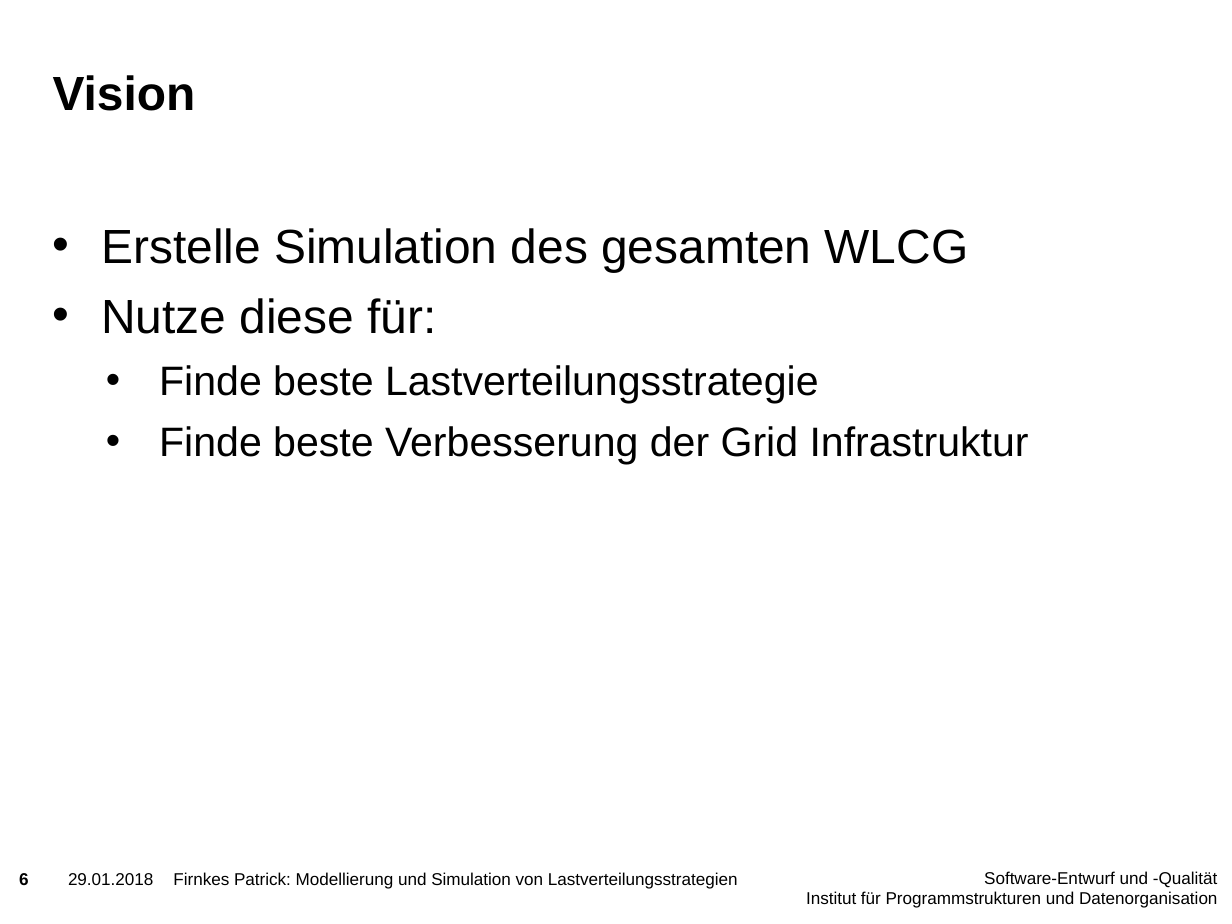
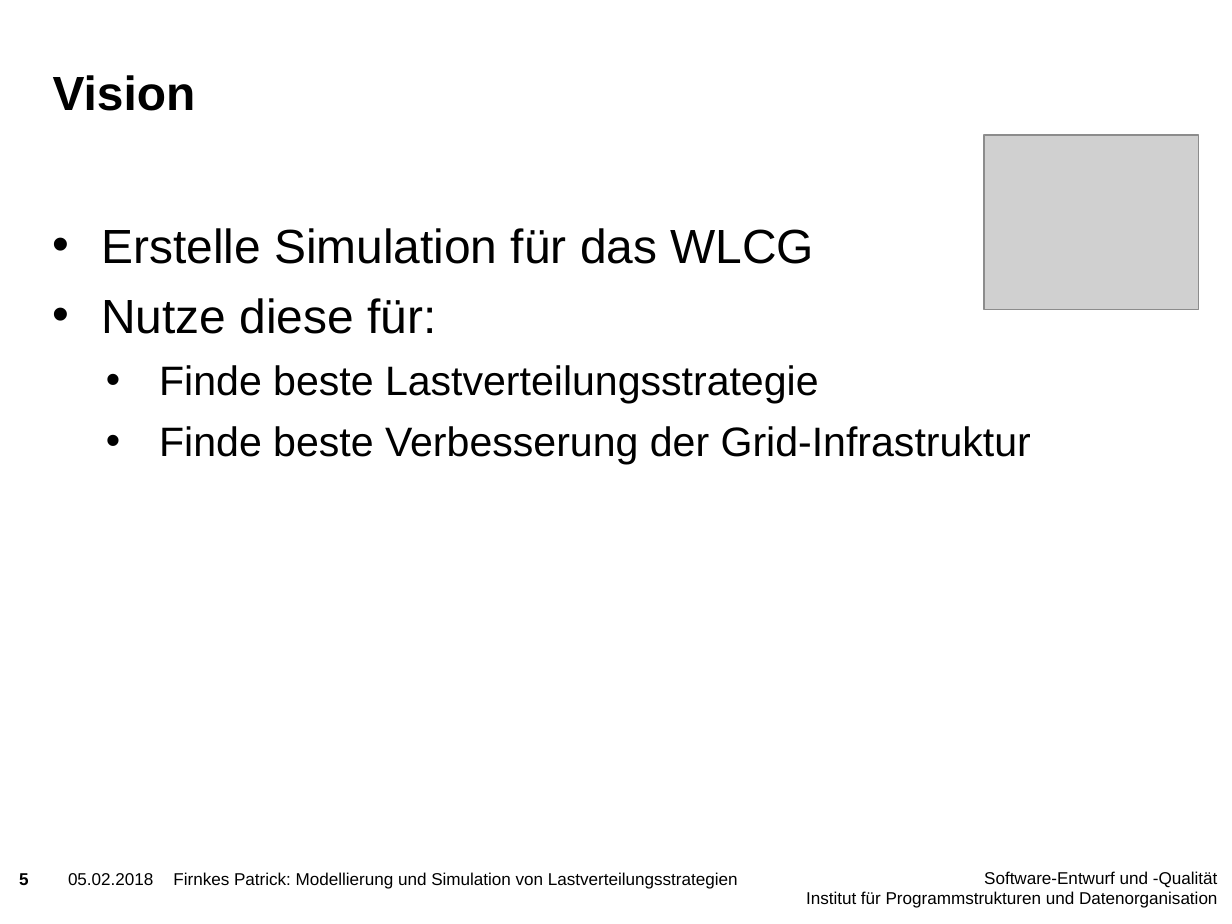
Before and after one commit to PatFirn/wlcg-loadbalancing, a slide deck: slide 5 of presentations/projekt-vorstellung.pptx (slide 6 before the commit). Drawn at 1232x924 pixels with LibreOffice and Linux fonts; fonts in the diff are those of the drawing; grey boxes stand for pictures; background and template pictures are left out. Boxes give left, top, right and bottom in pixels: in the first picture for what was removed or moved away, otherwise in the second. Text is boxed around its words. In the diff, an @@ line names an element or a change of style, - is before the commit and + after.

```diff
--- a/presentations/projekt-vorstellung.pptx
+++ b/presentations/projekt-vorstellung.pptx
@@ picture added at (984,136,1199,310) @@
@@ text at (101,228,814,264): text changed @@
-• Erstelle Simulation des gesamten WLCG
+• Erstelle Simulation für das WLCG
@@ text at (159,426,1031,465): text changed @@
-  • Finde beste Verbesserung der Grid Infrastruktur
+  • Finde beste Verbesserung der Grid-Infrastruktur
@@ text at (68,873,153,885): text changed @@
-29.01.2018
+05.02.2018
```
Also in this commit, not shown: 16 other slides changed, 2 slides added.
